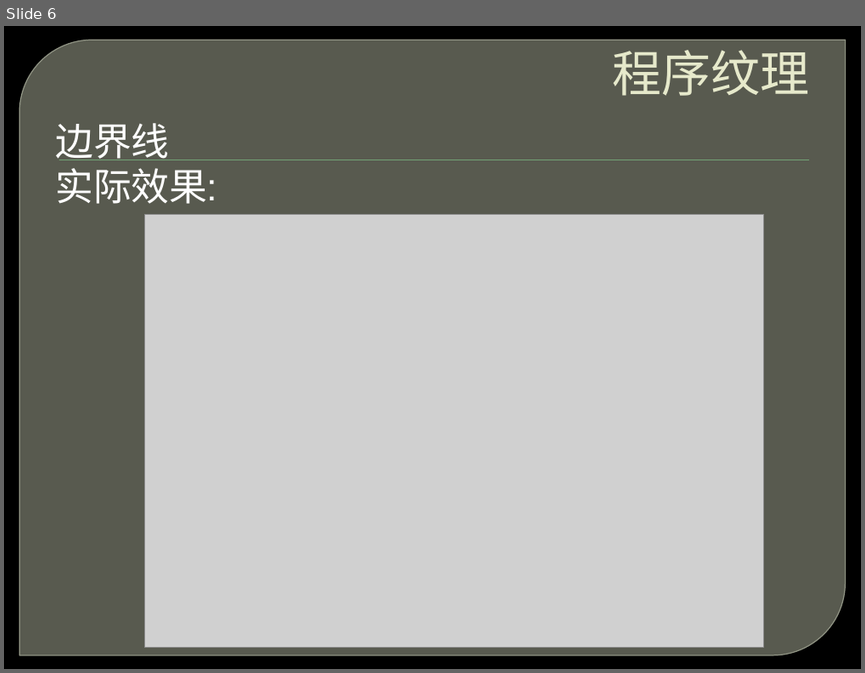
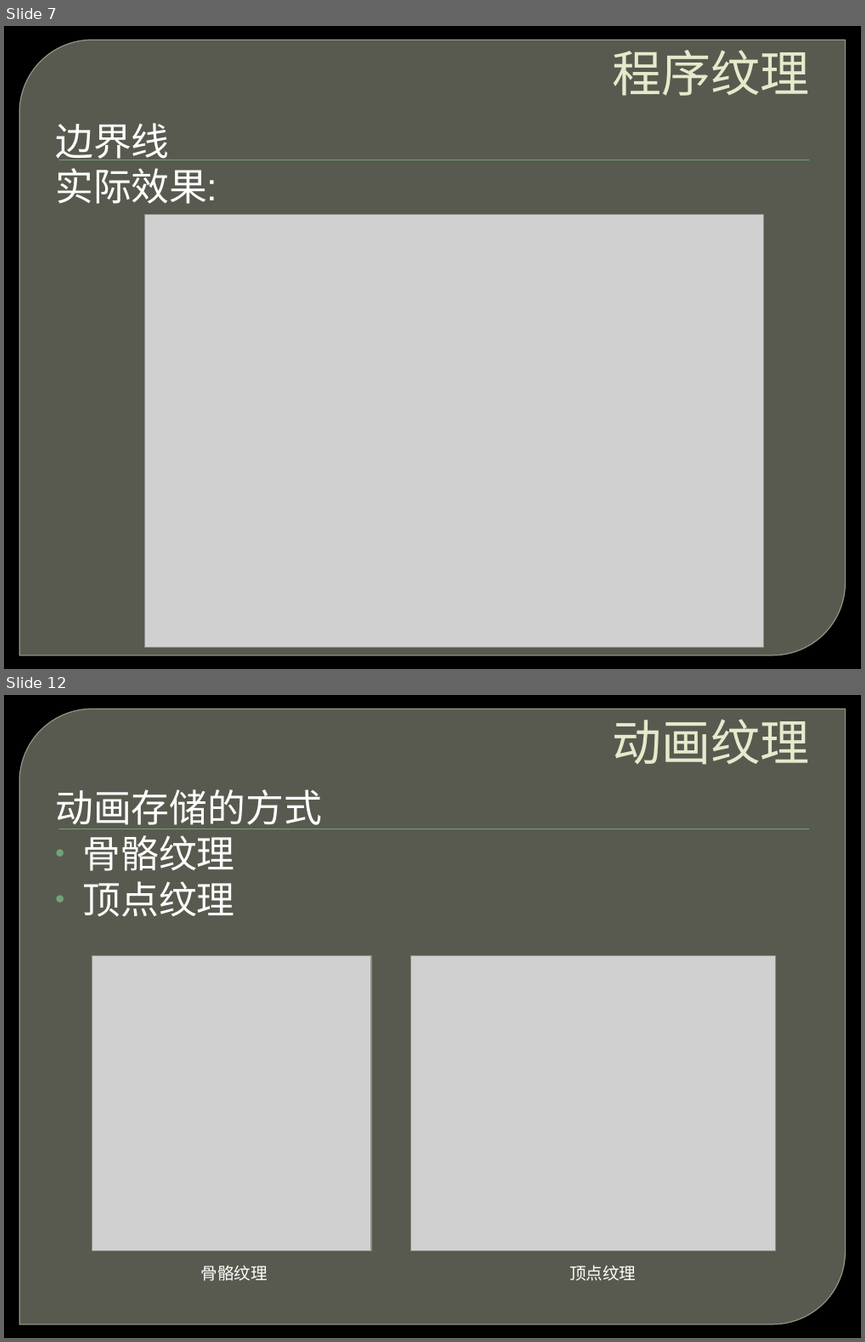
Before and after one commit to ForeverZack/ShaderBrowser, a slide deck: 程序纹理动画纹理.pptx. Shown one above the other, each under a label of ours: slide 6 before the commit, slides 7 and 12 after it; the slides between them are not shown. The pictures are 865x673 and 865x1342 pixels, drawn with LibreOffice and Linux fonts; fonts in the diff are those of the drawing; grey boxes stand for pictures; background and template pictures are left out. Boxes give left, top, right and bottom in pixels: in the first picture for what was removed or moved away, otherwise in the second. Text is boxed around its words. In the diff, an @@ line names an element or a change of style, - is before the commit and + after.

```diff
--- a/程序纹理动画纹理.pptx
+++ b/程序纹理动画纹理.pptx
@@ slide 12 added at [4, 695, 861, 1338], background picture (left out); not listed: 2 template elements that a slide beside it also shows @@
@@ title added at [613, 719, 810, 765], 41.4 pt, text #E7EACB @@
+动画纹理
@@ text added at [55, 789, 636, 1281], 32 pt, text #FFFFFF @@
+动画存储的方式
+• 骨骼纹理
+• 顶点纹理
+骨骼纹理 顶点纹理
@@ picture added at [92, 955, 371, 1250] @@
@@ picture added at [410, 955, 775, 1250] @@
@@ what was slide 6 is now slide 7 @@
```
Also in this commit, not shown: 6 slides changed, 9 other slides added.
